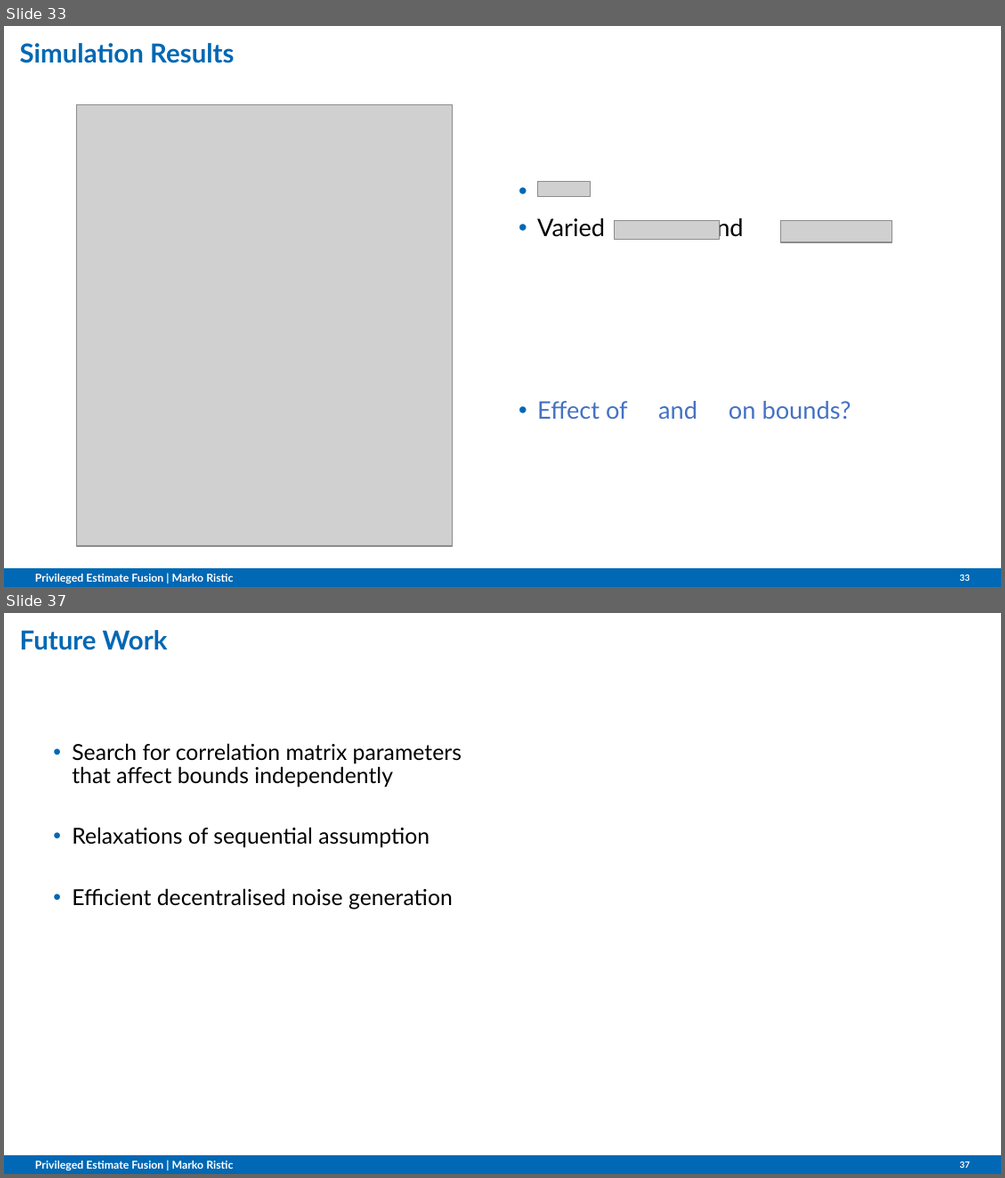
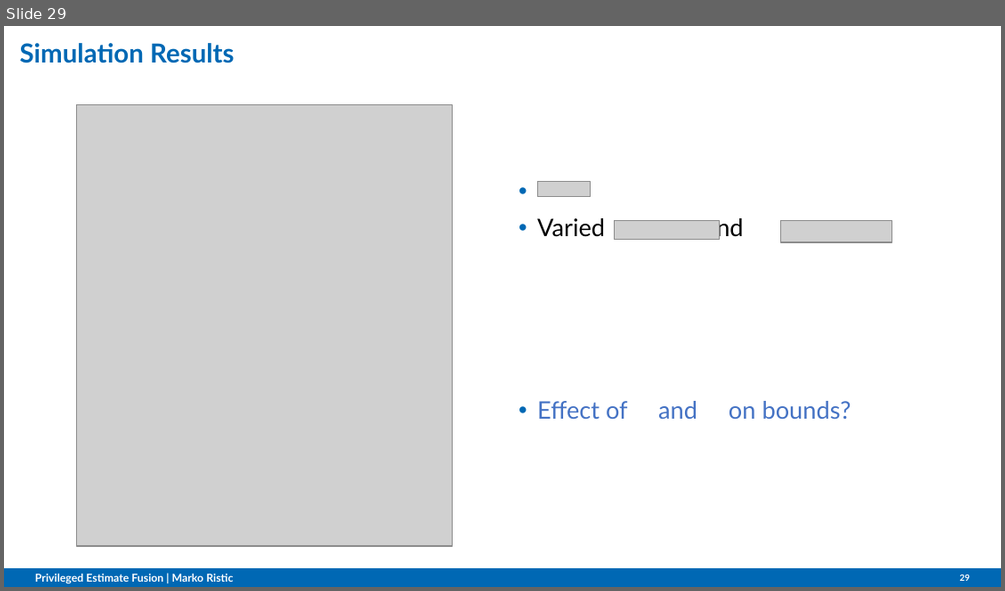
Before and after one commit to omubtcezq/PrivilegedFusion, a slide deck: cdc2022_presentation/Privileged_Estimate_Fusion_With_Correlated_Gaussian_Keystreams.pptx. Shown one above the other, each under a label of ours: slides 33 and 37 before the commit, slide 29 after it; the slides between them are not shown. The pictures are 1005x1178 and 1005x591 pixels, drawn with LibreOffice and Linux fonts; fonts in the diff are those of the drawing; grey boxes stand for pictures; background and template pictures are left out. Boxes give left, top, right and bottom in pixels: in the first picture for what was removed or moved away, otherwise in the second. Text is boxed around its words. In the diff, an @@ line names an element or a change of style, - is before the commit and + after.

```diff
--- a/cdc2022_presentation/Privileged_Estimate_Fusion_With_Correlated_Gaussian_Keystreams.pptx
+++ b/cdc2022_presentation/Privileged_Estimate_Fusion_With_Correlated_Gaussian_Keystreams.pptx
@@ slide 37 removed at (x1=4, y1=613, x2=1001, y2=1174), background #FFFFFF; not listed: 1 template element that a slide beside it also shows @@
@@ title removed at (x1=20, y1=630, x2=168, y2=650) @@
-Future Work
@@ text removed at (x1=72, y1=743, x2=461, y2=909) @@
-• Search for correlation matrix parameters that affect bounds independently
-• Relaxations of sequential assumption
-• Efficient decentralised noise generation
@@ text removed at (x1=35, y1=1160, x2=233, y2=1171) @@
-Privileged Estimate Fusion | Marko Ristic
@@ page number removed at (x1=960, y1=1161, x2=970, y2=1167) @@
-37
@@ what was slide 33 is now slide 29 @@
@@ page number at (x1=960, y1=574, x2=970, y2=580): text changed @@
-33
+29
```
Also in this commit, not shown: 1 slide changed, 7 other slides removed, 5 other files.
